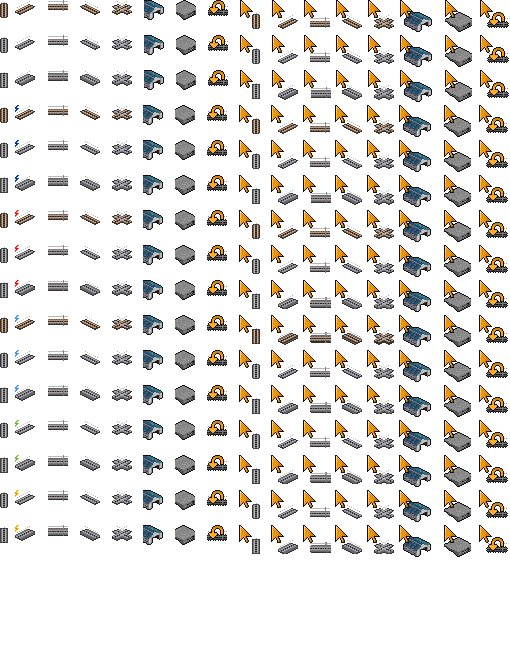
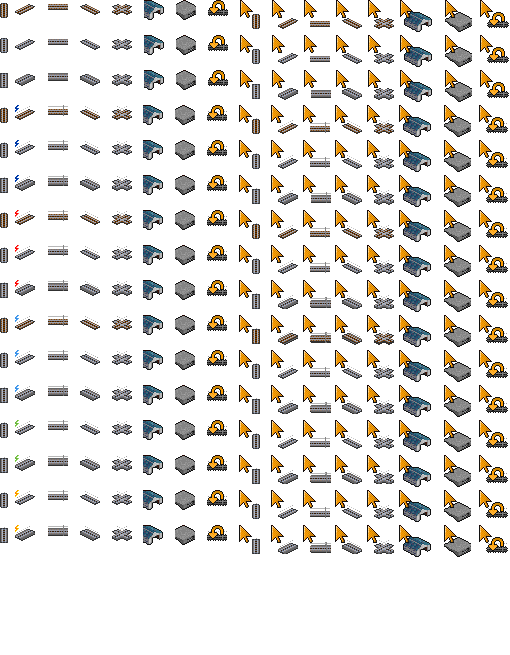
Comparing the layer stacks of the two 510px x 655px images. Changes:
painted on "Layer 2" over [4, 0, 389, 98]
painted on "Rails" over [209, 6, 508, 89]
